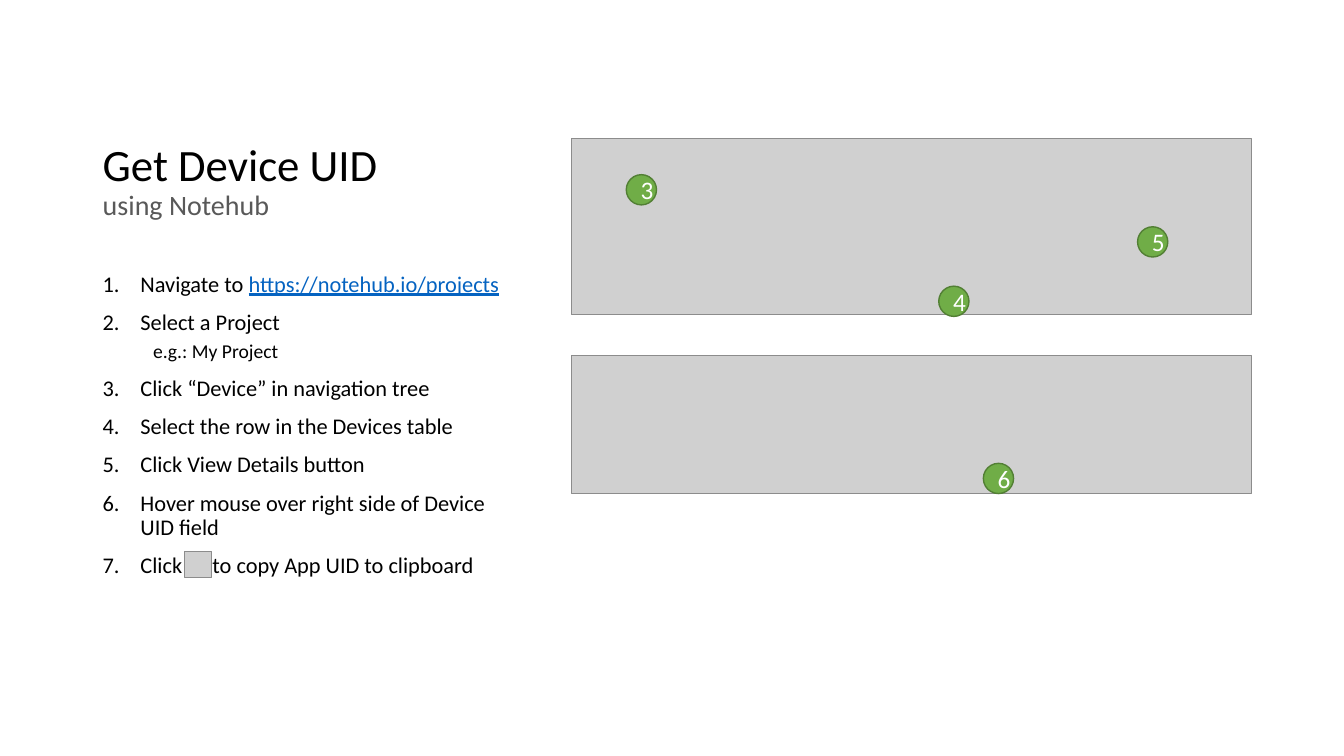
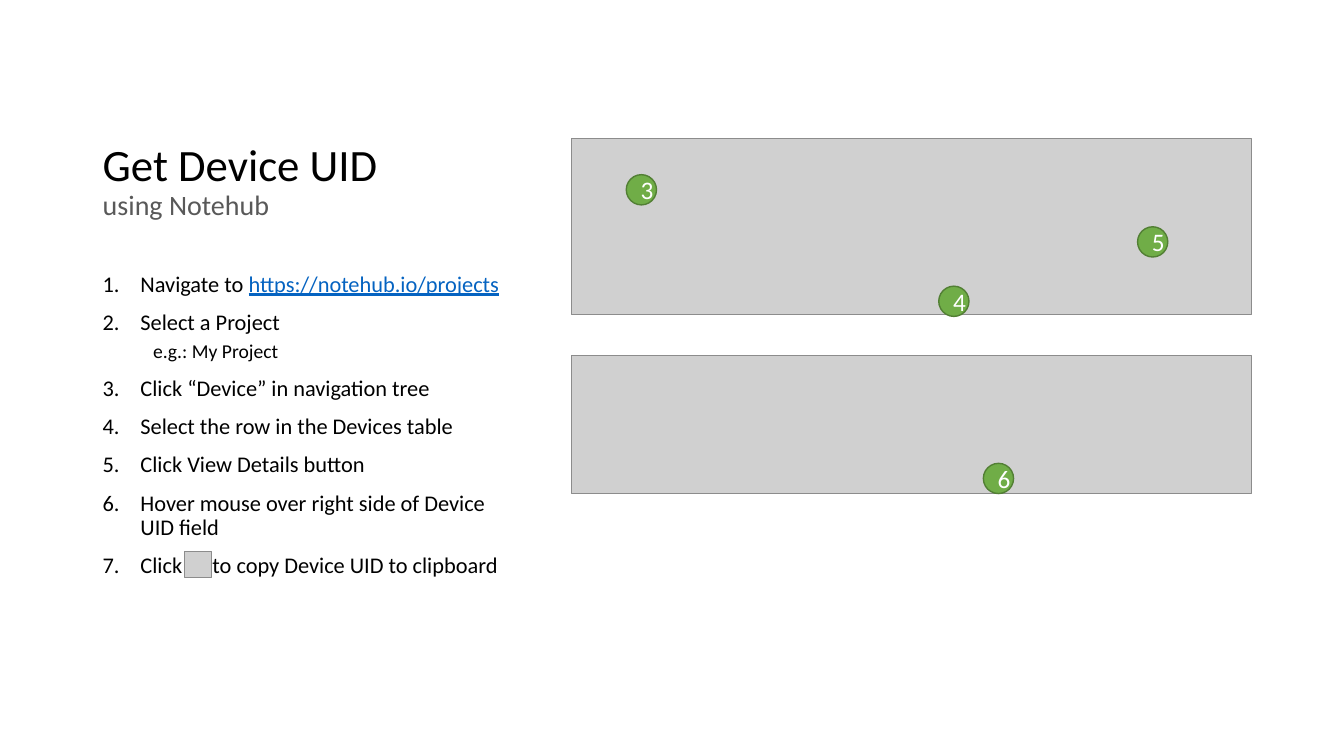
Before and after one commit to blues/note-tutorials, a slide deck: slide 35 of Host Firmware Tutorial.pptx. Drawn at 1344x756 pixels with LibreOffice and Linux fonts; fonts in the diff are those of the drawing; grey boxes stand for pictures; background and template pictures are left out. Boxes give left, top, right and bottom in pixels: in the first picture for what was removed or moved away, otherwise in the second. Text is boxed around its words. In the diff, an @@ line names an element or a change of style, - is before the commit and + after.

Commit message:
Changes API calls to Notehub projects to use product UID
Product UID is a more accessible value, and can be discerned from either
the Notecard, or Notehub.  It is also user-defined, which means the
user is already familiar with this ID.

```diff
--- a/Host Firmware Tutorial.pptx
+++ b/Host Firmware Tutorial.pptx
@@ text at [140,557,498,577]: text changed @@
-7. Click to copy App UID to clipboard
+7. Click to copy Device UID to clipboard
```
Also in this commit, not shown: 6 other slides changed.
